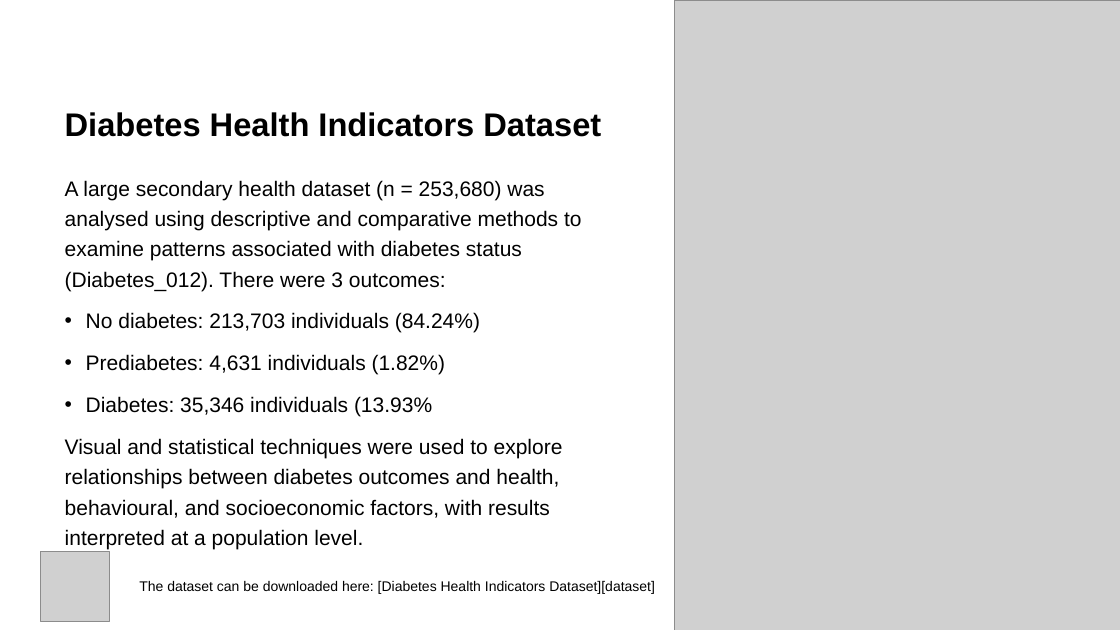
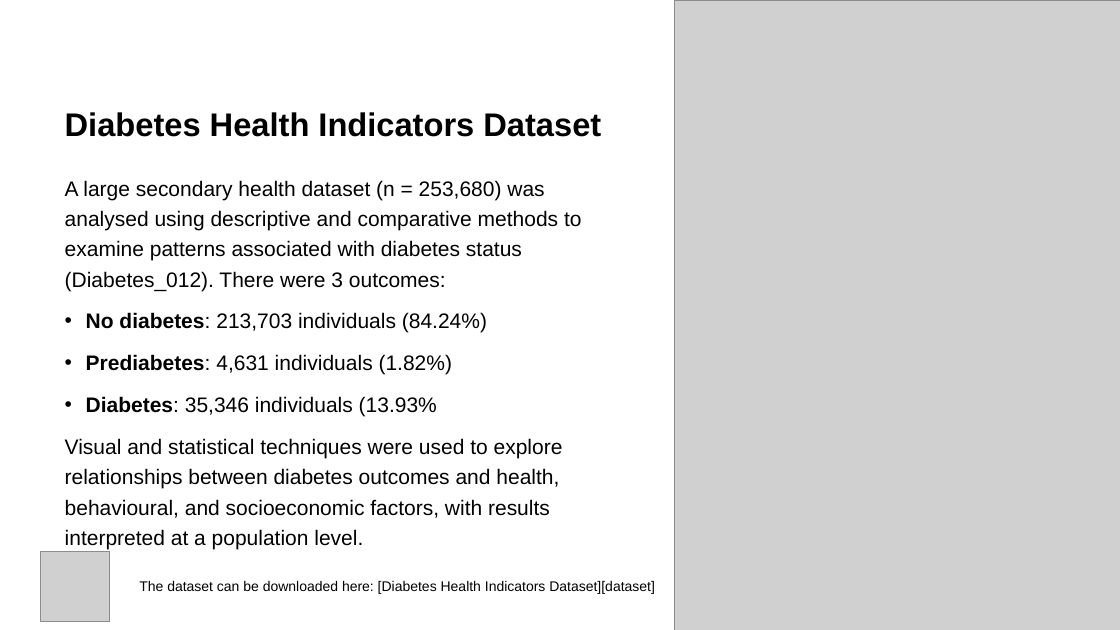
Before and after one commit to teresamcgarry/diabetes, a slide deck: slide 5 of presentation/diabetes_presentation.pptx (slide 4 before the commit). Drawn at 1120x630 pixels with LibreOffice and Linux fonts; fonts in the diff are those of the drawing; grey boxes stand for pictures. Boxes give left, top, right and bottom in pixels: in the first picture for what was removed or moved away, otherwise in the second. Text is boxed around its words. In the diff, an @@ line names an element or a change of style, - is before the commit and + after.

Commit message:
Diabetes Presentation

```diff
--- a/presentation/diabetes_presentation.pptx
+++ b/presentation/diabetes_presentation.pptx
@@ text at bbox=[86, 312, 487, 417]: bold on in "No diabetes:", "Prediabetes:", "Diabetes:" @@
```
Also in this commit, not shown: 9 other slides changed, 3 slides added, 2 slides removed.
